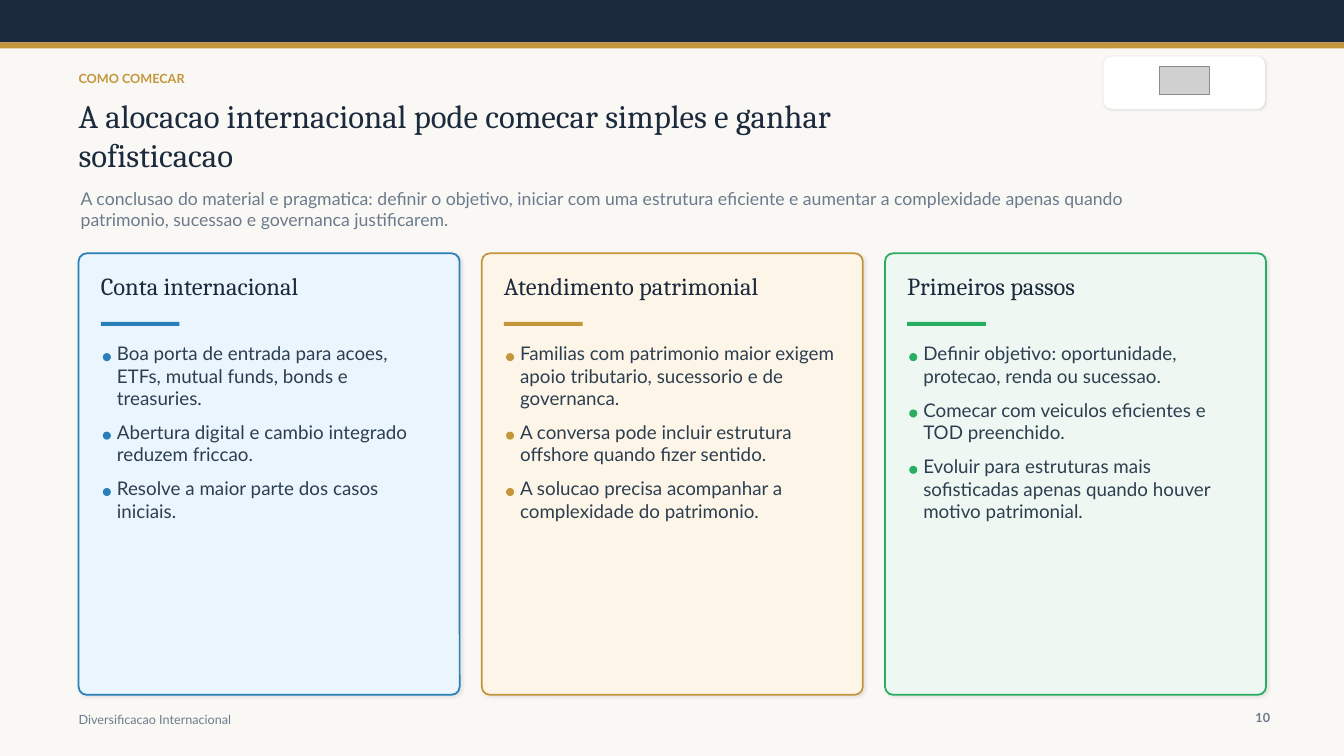
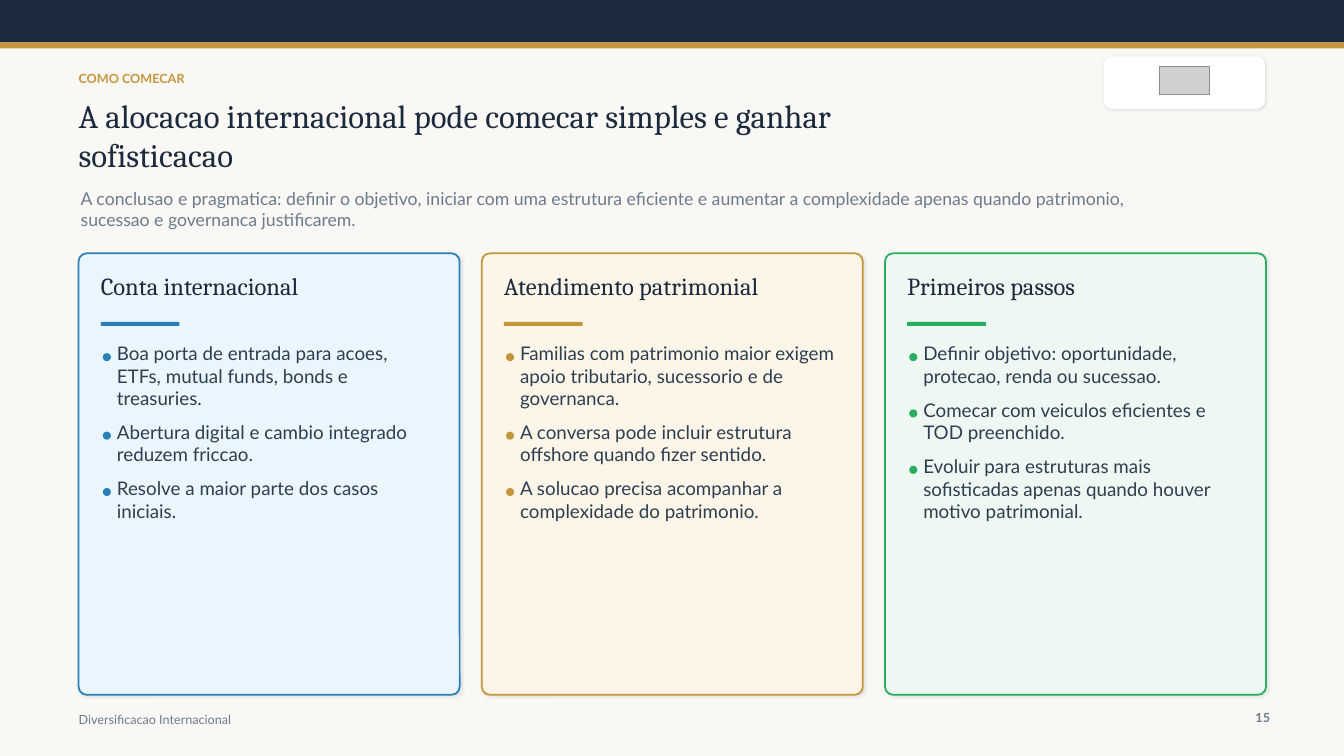
Before and after one commit to ArturLauriano/ApresentacaoOffshore, a slide deck: slide 15 of materials/presentations/por-que-investir-exterior-cliente-apresentacao.pptx (slide 10 before the commit). Drawn at 1344x756 pixels with LibreOffice and Linux fonts; fonts in the diff are those of the drawing; grey boxes stand for pictures. Boxes give left, top, right and bottom in pixels: in the first picture for what was removed or moved away, otherwise in the second. Text is boxed around its words. In the diff, an @@ line names an element or a change of style, - is before the commit and + after.

```diff
--- a/materials/presentations/por-que-investir-exterior-cliente-apresentacao.pptx
+++ b/materials/presentations/por-que-investir-exterior-cliente-apresentacao.pptx
@@ text at (x1=81, y1=192, x2=1124, y2=229): text changed @@
-A conclusao do material e pragmatica: definir o objetivo, iniciar com uma estrutura eficiente e aumentar a complexidade apenas quando patrimonio, sucessao e governanca justificarem.
+A conclusao e pragmatica: definir o objetivo, iniciar com uma estrutura eficiente e aumentar a complexidade apenas quando patrimonio, sucessao e governanca justificarem.
@@ text at (x1=1255, y1=713, x2=1270, y2=722): text changed @@
-10
+15
```
Also in this commit, not shown: 9 other slides changed, 5 slides added, 4 other files.
